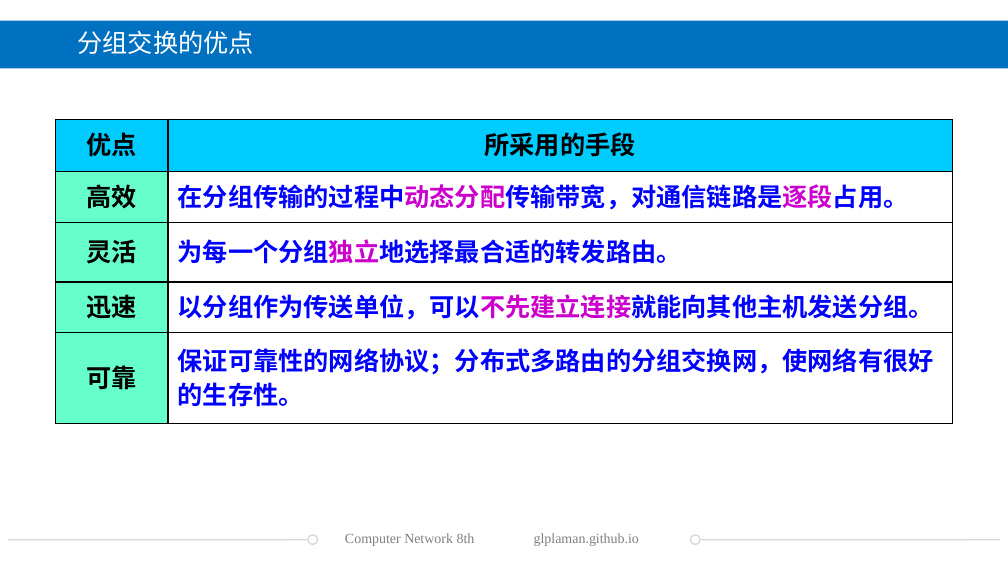
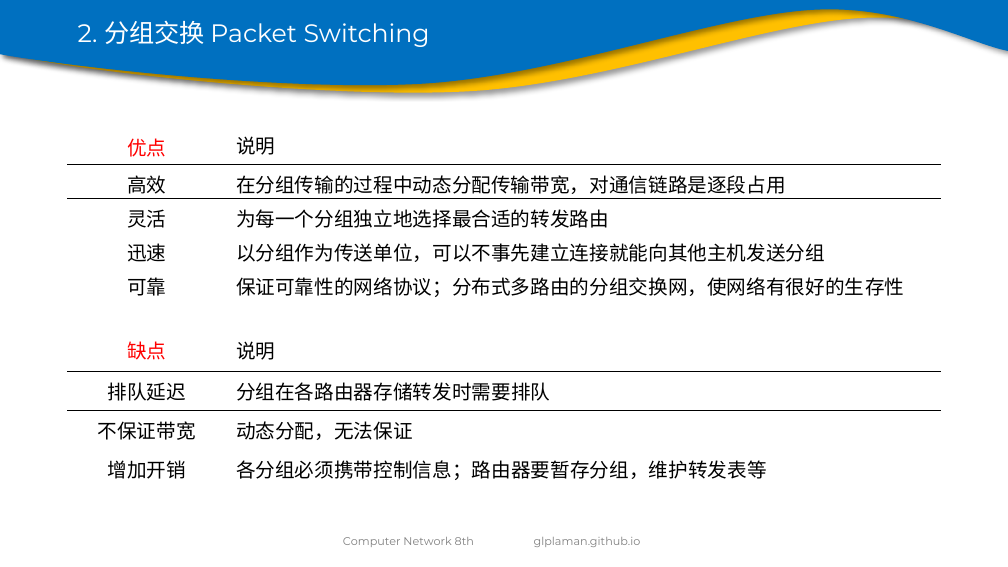
Before and after one commit to glplaman/glplaman.github.io, a slide deck: slide 53 of network/ppt/chap1.pptx (slide 56 before the commit). Drawn at 1008x567 pixels with LibreOffice and Linux fonts; fonts in the diff are those of the drawing; background and template pictures are left out. Boxes give left, top, right and bottom in pixels: in the first picture for what was removed or moved away, otherwise in the second. Text is boxed around its words. In the diff, an @@ line names an element or a change of style, - is before the commit and + after.

```diff
--- a/network/ppt/chap1.pptx
+++ b/network/ppt/chap1.pptx
@@ rectangle removed at bbox=[0, 21, 1008, 69] @@
@@ freeform shape added at bbox=[0, 0, 1008, 93], fill #FFC000 @@
@@ freeform shape added at bbox=[0, 0, 1008, 86], fill #0070C0 @@
@@ title at bbox=[78, 21, 430, 47]: text changed; font Times New Roman to Montserrat @@
-分组交换的优点
+2. 分组交换 Packet Switching
@@ table at bbox=[68, 125, 940, 301] @@
-row 1, column 2: 所采用的手段
+row 1, column 2: 说明
-row 2, column 2: 在分组传输的过程中动态分配传输带宽，对通信链路是逐段占用。
+row 2, column 2: 在分组传输的过程中动态分配传输带宽，对通信链路是逐段占用
-row 3, column 2: 为每一个分组独立地选择最合适的转发路由。
+row 3, column 2: 为每一个分组独立地选择最合适的转发路由
-row 4, column 2: 以分组作为传送单位，可以不先建立连接就能向其他主机发送分组。
+row 4, column 2: 以分组作为传送单位，可以不事先建立连接就能向其他主机发送分组
-row 5, column 2: 保证可靠性的网络协议；分布式多路由的分组交换网，使网络有很好的生存性。
+row 5, column 2: 保证可靠性的网络协议；分布式多路由的分组交换网，使网络有很好的生存性
@@ fill #00CCFF to none in row 1 @@
@@ fill #66FFCC to none in 4 cells @@
@@ fill #FFFFFF to none in 4 cells @@
@@ size 18 to 14 pt, bold off in "优点", "高效", "灵活", "迅速" and 1 more places @@
@@ text colour #000000 to #FF0000 in "优点" @@
@@ line spacing 24pt to 1 @@
@@ borders changed @@
@@ table: place and size @@
-table at bbox=[55, 119, 952, 423]
+table at bbox=[68, 125, 940, 301]
@@ table added at bbox=[68, 328, 940, 484], 4 rows, 2 columns @@
+缺点 | 说明
+排队延迟 | 分组在各路由器存储转发时需要排队
+不保证带宽 | 动态分配，无法保证
+增加开销 | 各分组必须携带控制信息；路由器要暂存分组，维护转发表等
@@ line removed from (8, 539) to (318, 539) @@
@@ ellipse removed at bbox=[308, 535, 318, 544] @@
@@ text "Computer Network 8th" at bbox=[343, 537, 474, 547]: size 10 to 8 pt, font Times New Roman to Montserrat @@
@@ text "glplaman.github.io" at bbox=[534, 537, 641, 547]: size 10 to 8 pt, font Times New Roman to Montserrat @@
@@ line removed from (690, 539) to (1000, 539) @@
@@ ellipse removed at bbox=[690, 535, 700, 544] @@
```
Also in this commit, not shown: 132 other slides changed, 7 slides added, 16 slides removed, 8 other files.
